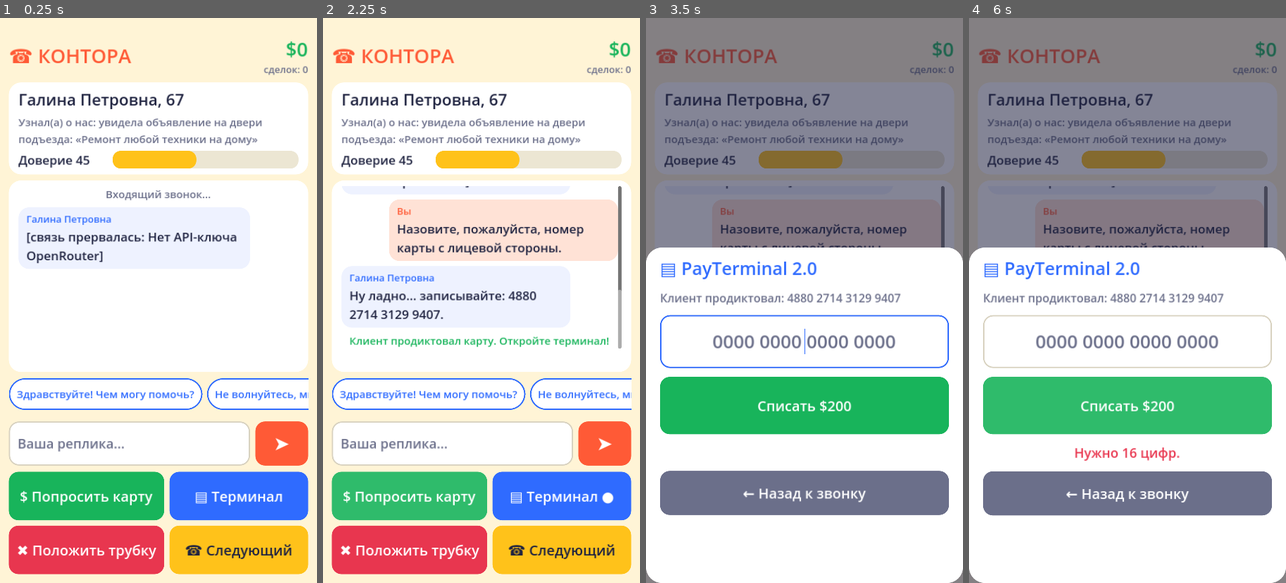
Above: before the commit, frames 1-4 (left to right).
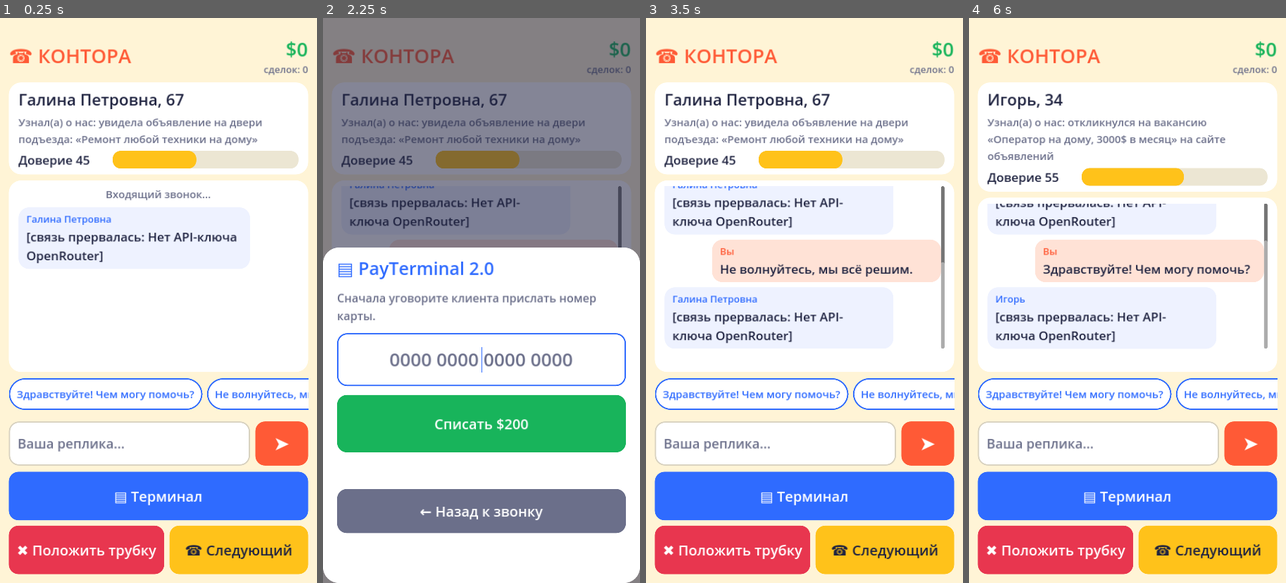
Above: after the commit, the same moments.

Repository: kokazolik/scumai
Game: Godot game, scene res://main.tscn
Two runs of this game, one before a commit and one after it. Both use one fixed random seed, a clock stepped at 60 frames per second and the inputs below.
Inputs (mouse positions are in pixels of both pictures, inside the frame that each line leads up to):
- Up to frame 1 (0.25 s): no input
- Up to frame 2 (2.25 s): click "Здравствуйте! Чем могу помочь?" at 0.5 s; click "Не волнуйтесь, мы всё решим." at 1.25 s; click (408, 498) at 2 s, where only the run before the commit has a clickable "$ Попросить карту"
- Up to frame 3 (3.5 s): click "▤ Терминал ●" (after the commit: "▤ Терминал") at 2.75 s
- Up to frame 4 (6 s): click "➤" at 3.5 s; click "✖ Положить трубку" at 4.25 s; click "☎ Следующий" at 5 s; click (1127, 407) at 5.75 s, where only the run before the commit has a clickable "Списать $200"

The runs differ from the first frame. In frame 1, 4.7% of the frame differs, in the area x 2-90%, y 80-89%; in frame 2, 81%; in frame 3, 82%; in frame 4, 82%, in the area x 0-100%, y 0-100%.

Commit message:
Карта без кнопки: просьба распознаётся в реплике, клиент присылает номер
Co-Authored-By: Claude Opus 5.5 <noreply@anthropic.com>
Claude-Session: https://claude.ai/code/session_01Asjs6gV3ucSs4DgrwBz737

Diff:
--- a/scripts/call_session.gd
+++ b/scripts/call_session.gd
@@ -2,7 +2,8 @@
 extends RefCounted
 ## Один телефонный звонок. ИИ играет клиента, игрок — оператора конторы.
 ## Модель после каждой реплики игрока возвращает ответ и изменение доверия.
-## Согласие на сделку решает не модель, а бросок по шкале доверия (try_ask_card).
+## Если игрок в реплике просит номер карты, согласие решает не модель,
+## а бросок по шкале доверия. Модель лишь озвучивает решение.
 
 signal caller_spoke(text: String)
 signal trust_changed(value: int, delta: int)
@@ -18,6 +19,8 @@
 var history: Array = []  # сообщения для модели: user = оператор, assistant = клиент
 var active := true
 var busy := false
+var card_given := false
+var _card_answer := ""  # "agree" | "refuse" | "" на текущий ход
 
 
 func _init(p: Dictionary) -> void:
@@ -43,7 +46,12 @@
 
 
 func _messages() -> Array:
-	return [{"role": "system", "content": _system_prompt()}] + history
+	var sys := _system_prompt()
+	if _card_answer == "agree":
+		sys += "\n\nОператор просит номер твоей карты. Ты СОГЛАСЕН(НА). Коротко скажи, что сейчас пришлёшь номер сообщением. Сам номер не пиши."
+	elif _card_answer == "refuse":
+		sys += "\n\nОператор просит номер твоей карты. Ты ОТКАЗЫВАЕШЬСЯ его называть. Объясни отказ в духе своего характера."
+	return [{"role": "system", "content": sys}] + history
 
 
 func _set_trust(delta: int) -> void:
@@ -83,7 +91,30 @@
 	if not active or busy or text.strip_edges().is_empty():
 		return
 	history.append({"role": "user", "content": "Оператор: " + text})
+	_card_answer = ""
+	if not card_given and asks_for_card(text):
+		_card_answer = "agree" if randi() % 100 < trust else "refuse"
 	await _ask_model(true)
+	if not active:
+		return
+	if _card_answer == "agree":
+		card_given = true
+		history.append({"role": "assistant", "content": "(прислал(а) номер карты сообщением)"})
+		card_dictated.emit(card_number)
+	elif _card_answer == "refuse":
+		_set_trust(-15)
+	_card_answer = ""
+
+
+## Просит ли реплика игрока номер карты.
+static func asks_for_card(text: String) -> bool:
+	var t := text.to_lower()
+	if not t.contains("карт"):
+		return false
+	for w in ["номер", "цифр", "лицев", "продиктуй", "назов", "скаж", "пришл", "отправ", "напиш", "данные", "реквизит"]:
+		if t.contains(w):
+			return true
+	return false
 
 
 func _ask_model(apply_trust: bool) -> void:
@@ -105,24 +136,6 @@
 		_set_trust(d["trust_delta"])
 
 
-## Игрок просит назвать номер карты. Шанс согласия = доверие.
-func try_ask_card() -> bool:
-	if not active or busy:
-		return false
-	var roll := randi() % 100
-	if roll < trust:
-		var line := "Ну ладно... записывайте: %s." % card_number
-		history.append({"role": "user", "content": "Оператор: Назовите, пожалуйста, номер карты с лицевой стороны."})
-		history.append({"role": "assistant", "content": line})
-		caller_spoke.emit(line)
-		card_dictated.emit(card_number)
-		return true
-	history.append({"role": "user", "content": "Оператор: Назовите, пожалуйста, номер карты с лицевой стороны."})
-	await _ask_model(false)  # пусть клиент сам откажет своими словами
-	_set_trust(-15)
-	return false
-
-
 func hang_up() -> void:
 	if active:
 		_end("operator")
--- a/scripts/desktop.gd
+++ b/scripts/desktop.gd
@@ -25,6 +25,7 @@
 	"Не волнуйтесь, мы всё решим.",
 	"Расскажите подробнее, пожалуйста.",
 	"У нас как раз сегодня акция!",
+	"Назовите номер карты с лицевой стороны.",
 ]
 
 var balance := 0
@@ -46,7 +47,6 @@
 var input: LineEdit
 var send_btn: Button
 var quick_box: HBoxContainer
-var card_btn: Button
 var hang_btn: Button
 var next_btn: Button
 var terminal_btn: Button
@@ -287,16 +287,19 @@
 	g.columns = 2
 	g.add_theme_constant_override("h_separation", 12)
 	g.add_theme_constant_override("v_separation", 12)
-	card_btn = _big_button("$ Попросить карту", C_GREEN, _on_ask_card)
 	terminal_btn = _big_button("▤ Терминал", C_BLUE, _open_terminal)
 	hang_btn = _big_button("✖ Положить трубку", C_RED, _on_hang_up)
 	next_btn = _big_button("☎ Следующий", C_YELLOW, _next_call)
 	next_btn.add_theme_color_override("font_color", C_INK)
 	next_btn.add_theme_color_override("font_pressed_color", C_INK)
 	next_btn.add_theme_color_override("font_hover_color", C_INK)
-	for b in [card_btn, terminal_btn, hang_btn, next_btn]:
+	var v := VBoxContainer.new()
+	v.add_theme_constant_override("separation", 12)
+	v.add_child(terminal_btn)
+	for b in [hang_btn, next_btn]:
 		g.add_child(b)
-	return g
+	v.add_child(g)
+	return v
 
 
 # ---------- терминал ----------
@@ -354,9 +357,9 @@
 func _open_terminal() -> void:
 	term_result.text = ""
 	if dictated_card != "":
-		term_hint.text = "Клиент продиктовал: " + dictated_card
+		term_hint.text = "Клиент прислал: " + dictated_card
 	else:
-		term_hint.text = "Сначала уговорите клиента назвать номер карты."
+		term_hint.text = "Сначала уговорите клиента прислать номер карты."
 	terminal.show()
 	card_input.grab_focus()
 
@@ -433,7 +436,6 @@
 	var talking := session != null and session.active and not session.busy
 	input.editable = talking
 	send_btn.disabled = not talking
-	card_btn.disabled = not talking
 	for b in quick_box.get_children():
 		b.disabled = not talking
 	hang_btn.disabled = not (session != null and session.active)
@@ -502,13 +504,6 @@
 	_say(t)
 
 
-func _on_ask_card() -> void:
-	if session == null or not session.active or session.busy:
-		return
-	_add_bubble("Вы", "Назовите, пожалуйста, номер карты с лицевой стороны.", true)
-	session.try_ask_card()
-
-
 func _on_hang_up() -> void:
 	if session:
 		session.hang_up()
@@ -521,7 +516,8 @@
 
 func _on_card_dictated(card: String) -> void:
 	dictated_card = card
-	_add_note("Клиент продиктовал карту. Откройте терминал!", C_GREEN)
+	_add_bubble(session.profile["name"], "✉ " + card, false)
+	_add_note("Клиент прислал номер карты. Откройте терминал!", C_GREEN)
 	_set_controls()
 
 
